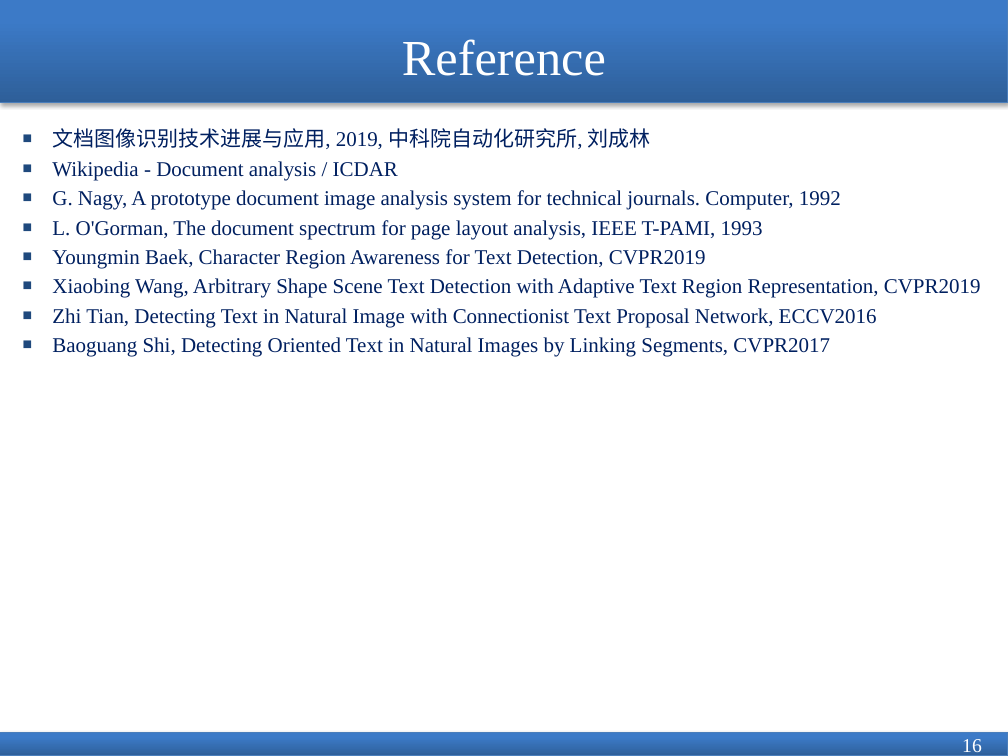
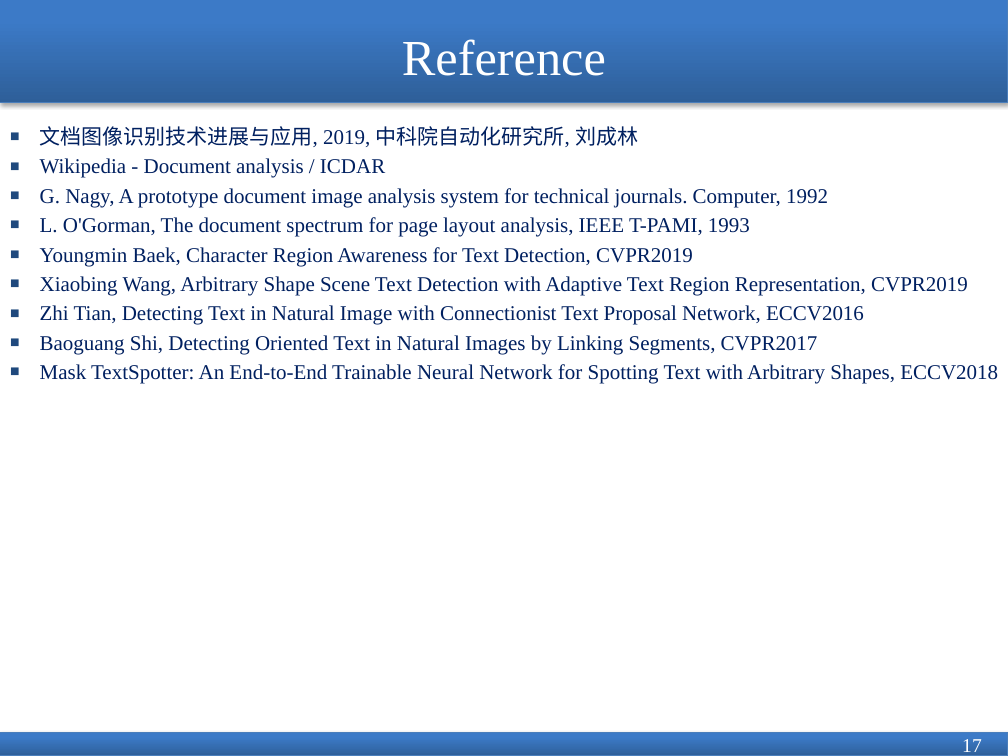
Before and after one commit to jiangshibiao/Paper-Learning, a slide deck: slide 17 of Document Analysis.pptx (slide 16 before the commit). Drawn at 1008x756 pixels with LibreOffice and Linux fonts; fonts in the diff are those of the drawing. Boxes give left, top, right and bottom in pixels: in the first picture for what was removed or moved away, otherwise in the second. Text is boxed around its words. In the diff, an @@ line names an element or a change of style, - is before the commit and + after.

Commit message:
add Mask TextSpotter

```diff
--- a/Document Analysis.pptx
+++ b/Document Analysis.pptx
@@ text "文档图像识别技术进展与应用, 2019, 中科院自动化研究所, 刘成林": place and size @@
-text "文档图像识别技术进展与应用, 2019, 中科院自动化研究所, 刘成林" at box(52, 128, 981, 357)
+text "文档图像识别技术进展与应用, 2019, 中科院自动化研究所, 刘成林" at box(40, 126, 998, 384)
@@ text at box(40, 364, 998, 384): paragraph added @@
+■ Mask TextSpotter: An End-to-End Trainable Neural Network for Spotting Text with Arbitrary Shapes, ECCV2018
@@ page number at box(962, 739, 982, 752): text changed @@
-16
+17
```
Also in this commit, not shown: 2 other slides changed, 1 slide added, 3 other files.
